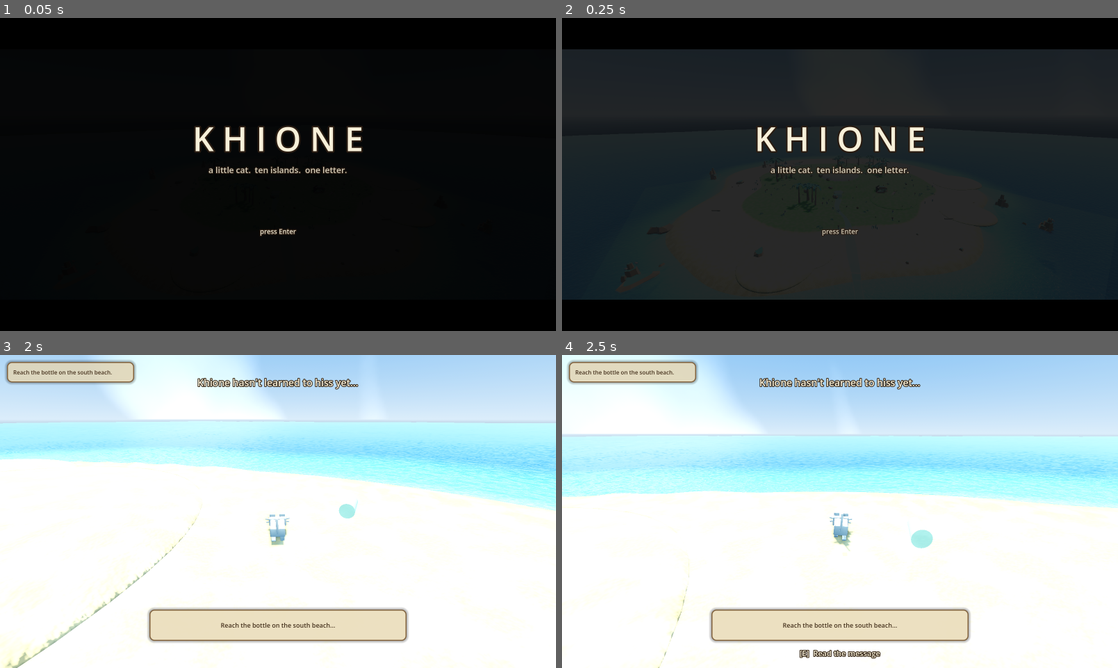
Above: before the commit, frames 1-4 (two rows, left to right).
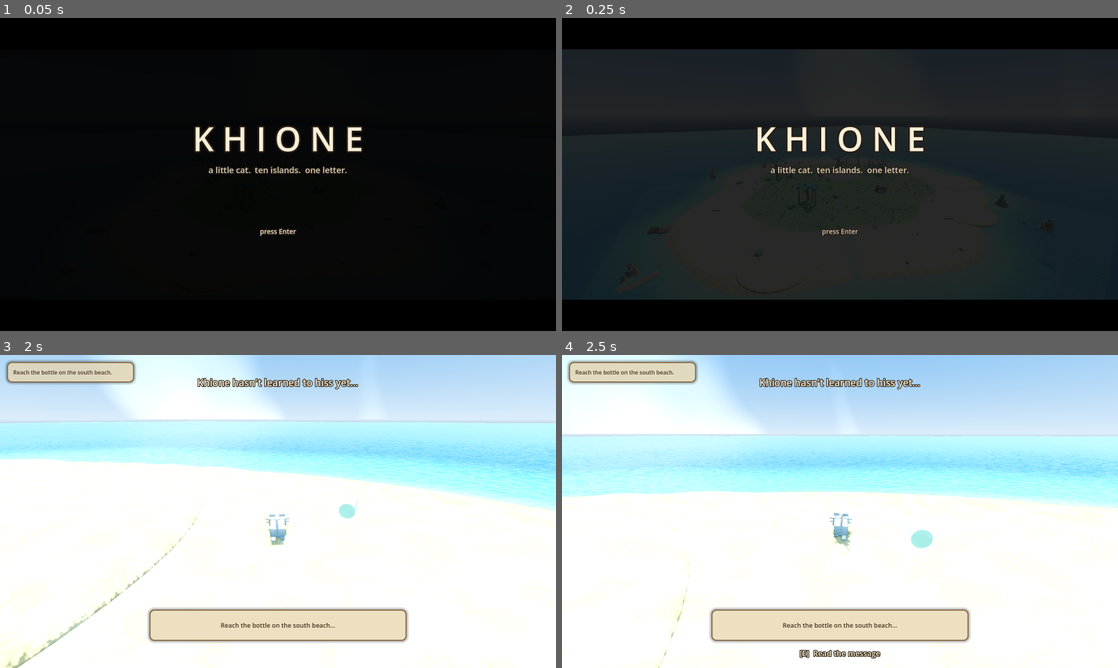
Above: after the commit, the same moments.

Repository: seykafu/KhioneGame
Game: Godot game, scene res://scenes/main.tscn
Same seed, same stepped clock (60 frames per second), same inputs: the game is played once before the commit and once after it.
Inputs (mouse positions are in pixels of both pictures, inside the frame that each line leads up to):
- Up to frame 1 (0.05 s): no input
- Up to frame 2 (0.25 s): no input
- Up to frame 3 (2 s): tap Enter (ui_accept) at 0.5 s; move the mouse to (305, 511) at 0.52 s; hold W (move_forward) from 0.53 s (still down); tap G (growl) at 0.6 s; click (305, 511) at 0.67 s; tap Space (jump) at 0.77, 1.07, 1.52, 1.82 s; move the mouse to (250, 511) at 1.27 s; tap H (hiss) at 1.35 s
- Up to frame 4 (2.5 s): keep holding W (move_forward); move the mouse to (851, 505) at 2.02 s; hold E (interact) from 2.03 s (still down)

The runs differ from the first frame. In frame 3, 0.9% of the frame differs, in the area x 1-100%, y 26-50%; in frame 4, 1.5%, in the area x 0-100%, y 30-49%.

Commit message:
Ahalo comes alive: meadow grass, crabs, snails, fish, tide
A 14k-blade instanced meadow sways across the grass zone, each blade
tinted from a hash of its instance origin (instance colors proved
unreliable on this driver, and hashing needs no per-instance data).
Blades shade with up-facing normals like the turf and skip shadow
sampling. Beach crabs skitter sideways near the coves, snails cross
the meadow leaving slow shimmer trails, fish shadows patrol the
shallows and dart away from a swimming cat, palms drop the odd
coconut (never more than four loose), and the tide breathes the sea
plane a few centimetres either way.

Co-Authored-By: Claude Fable 5 <noreply@anthropic.com>

Diff:
--- a/scripts/islands/ahalo.gd
+++ b/scripts/islands/ahalo.gd
@@ -43,6 +43,8 @@
 var _visited_locations := {}
 var _sand_mat: ShaderMaterial
 var _grass_mat: ShaderMaterial
+var _palm_spots: Array[Vector3] = []
+var _water_mesh: MeshInstance3D
 
 func _ready() -> void:
 	_build_island()
@@ -52,8 +54,13 @@
 	_scatter_rocks()
 	_scatter_flora()
 	_scatter_beach_details()
+	_scatter_grass_blades()
 	_spawn_butterflies()
 	_place_pickups()
+	var life := Node3D.new()
+	life.name = "Life"
+	life.set_script(load("res://scripts/islands/ahalo_life.gd"))
+	add_child(life)
 	_add_location_trigger(Vector3(0, 0, 33), 8.0, "South Beach")
 	_add_location_trigger(Vector3(33, 0, -4), 9.0, "Echo Cove")
 	_add_location_trigger(Vector3(-14.5, 0, 4.4), 8.0, "The Hillside Den")
@@ -317,6 +324,7 @@
 	mi.material_override = sm
 	mi.position = Vector3(0, WATER_SURFACE_Y, 0)
 	add_child(mi)
+	_water_mesh = mi
 
 	# Invisible volume that tells the player she is in water.
 	var area := Area3D.new()
@@ -347,6 +355,7 @@
 			if flat_r > 28.0 or flat_r < 14.5:
 				continue
 			var s := rng.randf_range(2.6, 3.4)
+			_palm_spots.append(pos)
 			var t := _add_scene(palms[rng.randi_range(0, palms.size() - 1)], pos,
 					rng.randf_range(0.0, TAU), s)
 			t.rotation.x = rng.randf_range(-0.06, 0.06)
@@ -490,6 +499,61 @@
 		mi.rotation.z = PI / 2.0
 		mi.rotation.y = rng.randf_range(0.0, TAU)
 
+func near_river(p: Vector2, margin: float) -> bool:
+	if p.distance_to(Vector2(-8.8, -6.8)) < 2.9:
+		return true  # the spring pond
+	for i in RIVER_XZ.size() - 1:
+		var q := Geometry2D.get_closest_point_to_segment(p, RIVER_XZ[i], RIVER_XZ[i + 1])
+		if p.distance_to(q) < margin:
+			return true
+	return false
+
+func _scatter_grass_blades() -> void:
+	# A meadow of instanced blades over the grass zone, swaying by shader.
+	var blade := SurfaceTool.new()
+	blade.begin(Mesh.PRIMITIVE_TRIANGLES)
+	for rot: float in [0.0, PI / 2.0]:
+		var basis := Basis(Vector3.UP, rot)
+		for v: Vector3 in [Vector3(-0.03, 0, 0), Vector3(0.03, 0, 0), Vector3(0, 0.19, 0)]:
+			# Normals point up so blades shade like the ground they grow from.
+			blade.set_normal(Vector3.UP)
+			blade.add_vertex(basis * v)
+	var mm := MultiMesh.new()
+	mm.transform_format = MultiMesh.TRANSFORM_3D
+	mm.mesh = blade.commit()
+	var rng := RandomNumberGenerator.new()
+	rng.seed = 3131
+	var placed := 0
+	var transforms: Array[Transform3D] = []
+	var attempts := 0
+	while placed < 14000 and attempts < 90000:
+		attempts += 1
+		var x := rng.randf_range(-32.0, 32.0)
+		var z := rng.randf_range(-32.0, 32.0)
+		var d := Vector2(x, z).length()
+		var theta := atan2(z, x)
+		if d > _coast_radius(theta) * 0.74 - 2.6:
+			continue
+		var h := _terrain_height(x, z)
+		if h < 0.28 or h > 2.45:
+			continue
+		if near_river(Vector2(x, z), 1.7):
+			continue
+		var t := Transform3D(Basis(Vector3.UP, rng.randf_range(0.0, TAU))
+				.scaled(Vector3.ONE * rng.randf_range(0.75, 1.25)), Vector3(x, h, z))
+		transforms.append(t)
+		placed += 1
+	mm.instance_count = transforms.size()
+	for i in transforms.size():
+		mm.set_instance_transform(i, transforms[i])
+	var mmi := MultiMeshInstance3D.new()
+	mmi.multimesh = mm
+	var mat := ShaderMaterial.new()
+	mat.shader = load("res://shaders/grass_blade.gdshader")
+	mmi.material_override = mat
+	mmi.cast_shadow = GeometryInstance3D.SHADOW_CASTING_SETTING_OFF
+	add_child(mmi)
+
 func _spawn_butterflies() -> void:
 	var rng := RandomNumberGenerator.new()
 	rng.seed = 555
@@ -595,6 +659,7 @@
 	sph.radius = 1.2
 	cs.shape = sph
 	a.add_child(cs)
+	a.add_to_group("pickup_" + id)
 	var mi := MeshInstance3D.new()
 	var mesh := SphereMesh.new()
 	mesh.radius = 0.25
--- /dev/null
+++ b/scripts/islands/ahalo_life.gd
@@ -0,0 +1,256 @@
+extends Node3D
+## Ahalo's small life: crabs scuttling on the beaches, snails crossing the
+## meadow with shimmer trails, fish shadows in the shallows that flee the
+## swimmer, palms dropping the odd coconut, and the tide's slow breathing.
+## Purely ambient — nothing here gates a riddle.
+
+@onready var _island: Node3D = get_parent()
+
+var _time := 0.0
+var _fish: Array[Dictionary] = []
+
+func _ready() -> void:
+	_spawn_crabs()
+	_spawn_snails()
+	_spawn_fish()
+	_start_coconut_drops()
+
+func _process(delta: float) -> void:
+	_time += delta
+	# The tide breathes: the whole sea plane rises and falls a few cm.
+	var water: MeshInstance3D = _island.get("_water_mesh")
+	if water:
+		water.position.y = _island.WATER_SURFACE_Y + sin(_time * 0.21) * 0.07
+	_steer_fish(delta)
+
+func _ground(x: float, z: float) -> float:
+	return _island._terrain_height(x, z)
+
+# --- Crabs ---------------------------------------------------------------
+
+func _spawn_crabs() -> void:
+	var rng := RandomNumberGenerator.new()
+	rng.seed = 6161
+	for a: float in [0.35, 2.5, -2.1]:
+		var r: float = _island._coast_radius(a) - 5.5
+		var home := Vector3(cos(a) * r, 0.0, sin(a) * r)
+		home.y = _ground(home.x, home.z) + 0.09
+		var crab := Node3D.new()
+		var body := MeshInstance3D.new()
+		var bmesh := SphereMesh.new()
+		bmesh.radius = 0.16
+		bmesh.height = 0.18
+		body.mesh = bmesh
+		body.scale = Vector3(1.25, 0.55, 1.0)
+		var bm := StandardMaterial3D.new()
+		bm.albedo_color = Color(0.86, 0.4, 0.3)
+		body.material_override = bm
+		crab.add_child(body)
+		var em := StandardMaterial3D.new()
+		em.albedo_color = Color(0.1, 0.1, 0.1)
+		for side: float in [-1.0, 1.0]:
+			var eye := MeshInstance3D.new()
+			var emesh := SphereMesh.new()
+			emesh.radius = 0.025
+			emesh.height = 0.05
+			eye.mesh = emesh
+			eye.material_override = em
+			eye.position = Vector3(0.06 * side, 0.13, 0.13)
+			crab.add_child(eye)
+		crab.position = home
+		add_child(crab)
+		_crab_wander(crab, home, rng.randi())
+
+func _crab_wander(crab: Node3D, home: Vector3, seed_v: int) -> void:
+	var rng := RandomNumberGenerator.new()
+	rng.seed = seed_v
+	var loop := func() -> void:
+		while is_instance_valid(crab):
+			await get_tree().create_timer(rng.randf_range(0.8, 2.6)).timeout
+			if not is_instance_valid(crab):
+				return
+			var target := home + Vector3(rng.randf_range(-2.6, 2.6), 0, rng.randf_range(-2.6, 2.6))
+			target.y = _ground(target.x, target.z) + 0.09
+			if target.y < 0.05:
+				continue  # not into the surf
+			var dir := target - crab.position
+			if dir.length() < 0.3:
+				continue
+			# Crabs face across their line of travel and skitter sideways.
+			crab.rotation.y = atan2(dir.x, dir.z) + PI / 2.0
+			var tw := crab.create_tween()
+			var dur := dir.length() / rng.randf_range(1.4, 2.0)
+			tw.tween_property(crab, "position", target, dur) \
+					.set_trans(Tween.TRANS_SINE).set_ease(Tween.EASE_IN_OUT)
+			await tw.finished
+	loop.call()
+
+# --- Snails --------------------------------------------------------------
+
+func _spawn_snails() -> void:
+	var rng := RandomNumberGenerator.new()
+	rng.seed = 7272
+	for home_xz: Vector2 in [Vector2(-5, 18), Vector2(20, 6), Vector2(6, -20)]:
+		var snail := Node3D.new()
+		var body := MeshInstance3D.new()
+		var bmesh := CapsuleMesh.new()
+		bmesh.radius = 0.05
+		bmesh.height = 0.3
+		body.mesh = bmesh
+		body.rotation.x = PI / 2.0
+		body.position.y = 0.05
+		var bm := StandardMaterial3D.new()
+		bm.albedo_color = Color(0.82, 0.72, 0.55)
+		body.material_override = bm
+		snail.add_child(body)
+		var shell := MeshInstance3D.new()
+		var smesh := SphereMesh.new()
+		smesh.radius = 0.09
+		smesh.height = 0.18
+		shell.mesh = smesh
+		shell.position = Vector3(0, 0.12, -0.02)
+		var sm := StandardMaterial3D.new()
+		sm.albedo_color = Color(0.5, 0.34, 0.22)
+		shell.material_override = sm
+		snail.add_child(shell)
+		snail.position = Vector3(home_xz.x, _ground(home_xz.x, home_xz.y), home_xz.y)
+		add_child(snail)
+		_snail_wander(snail, home_xz, rng.randi())
+
+func _snail_wander(snail: Node3D, home_xz: Vector2, seed_v: int) -> void:
+	var rng := RandomNumberGenerator.new()
+	rng.seed = seed_v
+	var loop := func() -> void:
+		while is_instance_valid(snail):
+			var target_xz := home_xz + Vector2(rng.randf_range(-4.0, 4.0), rng.randf_range(-4.0, 4.0))
+			if _island.near_river(target_xz, 2.0):
+				continue
+			var target := Vector3(target_xz.x, _ground(target_xz.x, target_xz.y), target_xz.y)
+			var dist := (target - snail.position).length()
+			if dist < 0.5:
+				continue
+			snail.look_at(target, Vector3.UP)
+			var dur := dist / 0.22  # snail's pace
+			var trail_timer := 0.0
+			var from := snail.position
+			var t := 0.0
+			while t < dur and is_instance_valid(snail):
+				var delta: float = get_process_delta_time()
+				t += delta
+				trail_timer += delta
+				snail.position = from.lerp(target, t / dur)
+				if trail_timer > 2.2:
+					trail_timer = 0.0
+					_drop_trail_dab(snail.position)
+				await get_tree().process_frame
+			await get_tree().create_timer(rng.randf_range(2.0, 5.0)).timeout
+	loop.call()
+
+func _drop_trail_dab(pos: Vector3) -> void:
+	var dab := MeshInstance3D.new()
+	var mesh := PlaneMesh.new()
+	mesh.size = Vector2(0.13, 0.2)
+	dab.mesh = mesh
+	var m := StandardMaterial3D.new()
+	m.albedo_color = Color(0.85, 0.95, 0.95, 0.32)
+	m.transparency = BaseMaterial3D.TRANSPARENCY_ALPHA
+	m.emission_enabled = true
+	m.emission = Color(0.7, 0.9, 0.9)
+	m.emission_energy_multiplier = 0.25
+	dab.material_override = m
+	dab.position = pos + Vector3(0, 0.02, 0)
+	add_child(dab)
+	var tw := dab.create_tween()
+	tw.tween_property(m, "albedo_color:a", 0.0, 14.0)
+	tw.tween_callback(dab.queue_free)
+
+# --- Fish shadows --------------------------------------------------------
+
+func _spawn_fish() -> void:
+	var rng := RandomNumberGenerator.new()
+	rng.seed = 8383
+	for i in 6:
+		var a := rng.randf_range(0.0, TAU)
+		var coast: float = _island._coast_radius(a)
+		var anchor := Vector2(cos(a), sin(a)) * (coast + 4.0)
+		var fish := MeshInstance3D.new()
+		var mesh := SphereMesh.new()
+		mesh.radius = 0.3
+		mesh.height = 0.12
+		fish.mesh = mesh
+		fish.scale = Vector3(1.5, 1.0, 0.55)
+		var m := StandardMaterial3D.new()
+		m.albedo_color = Color(0.08, 0.2, 0.28, 0.5)
+		m.transparency = BaseMaterial3D.TRANSPARENCY_ALPHA
+		m.shading_mode = BaseMaterial3D.SHADING_MODE_UNSHADED
+		fish.material_override = m
+		fish.position = Vector3(anchor.x, _island.WATER_SURFACE_Y - 0.12, anchor.y)
+		add_child(fish)
+		_fish.append({
+			"node": fish, "anchor": anchor,
+			"heading": rng.randf_range(0.0, TAU), "speed": rng.randf_range(0.5, 0.9),
+			"turn_seed": rng.randf_range(0.0, 10.0),
+		})
+
+func _steer_fish(delta: float) -> void:
+	var player: Node3D = get_tree().get_first_node_in_group("player")
+	for f: Dictionary in _fish:
+		var fish: MeshInstance3D = f.node
+		var pos2 := Vector2(fish.position.x, fish.position.z)
+		var speed: float = f.speed
+		if player:
+			var p2 := Vector2(player.global_position.x, player.global_position.z)
+			if pos2.distance_to(p2) < 3.5 and player.global_position.y < 0.6:
+				f.heading = (pos2 - p2).angle()  # dart away from the swimmer
+				speed = 4.0
+		# Meander, and keep loosely to the home shallows.
+		f.heading += sin(_time * 0.7 + (f.turn_seed as float)) * 0.6 * delta
+		var anchor: Vector2 = f.anchor
+		if pos2.distance_to(anchor) > 6.0:
+			var back := (anchor - pos2).angle()
+			f.heading = lerp_angle(f.heading, back, 1.5 * delta)
+		var vel := Vector2.from_angle(f.heading) * speed
+		fish.position += Vector3(vel.x, 0, vel.y) * delta
+		fish.position.y = _island.WATER_SURFACE_Y - 0.12
+		fish.rotation.y = -(f.heading as float)
+
+# --- Coconut drops -------------------------------------------------------
+
+func _start_coconut_drops() -> void:
+	var rng := RandomNumberGenerator.new()
+	rng.seed = 9494
+	var loop := func() -> void:
+		while is_inside_tree():
+			await get_tree().create_timer(rng.randf_range(40.0, 75.0)).timeout
+			if not is_inside_tree():
+				return
+			var spots: Array[Vector3] = _island.get("_palm_spots")
+			var loose: int = get_tree().get_nodes_in_group("pickup_coconut").size()
+			if loose >= 4 or spots.is_empty():
+				continue
+			var spot := spots[rng.randi_range(0, spots.size() - 1)]
+			var land := spot + Vector3(rng.randf_range(-0.8, 0.8), 0, rng.randf_range(-0.8, 0.8))
+			land.y = _ground(land.x, land.z) + 0.12
+			var nut := MeshInstance3D.new()
+			var mesh := SphereMesh.new()
+			mesh.radius = 0.25
+			mesh.height = 0.5
+			nut.mesh = mesh
+			var m := StandardMaterial3D.new()
+			m.albedo_color = Color(0.4, 0.28, 0.16)
+			nut.material_override = m
+			nut.position = land + Vector3(0, 3.1, 0)
+			add_child(nut)
+			var tw := nut.create_tween()
+			tw.tween_property(nut, "position", land, 0.55).set_trans(Tween.TRANS_QUAD) \
+					.set_ease(Tween.EASE_IN)
+			tw.tween_property(nut, "position:y", land.y + 0.35, 0.18) \
+					.set_trans(Tween.TRANS_QUAD).set_ease(Tween.EASE_OUT)
+			tw.tween_property(nut, "position:y", land.y, 0.16) \
+					.set_trans(Tween.TRANS_QUAD).set_ease(Tween.EASE_IN)
+			await tw.finished
+			if is_instance_valid(nut):
+				nut.queue_free()
+			_island._add_pickup(land - Vector3(0, 0.12, 0), "coconut", "Coconut",
+					Color(0.4, 0.28, 0.16))
+	loop.call()
--- /dev/null
+++ b/shaders/grass_blade.gdshader
@@ -0,0 +1,32 @@
+shader_type spatial;
+render_mode cull_disabled, specular_disabled, shadows_disabled;
+// Instanced grass blades. Each blade bends in the breeze with a phase
+// taken from its instance origin, so the meadow ripples instead of
+// swaying in lockstep. Instance COLOR carries the per-blade tint.
+
+uniform float sway_amp = 0.05;
+uniform float sway_speed = 1.7;
+uniform vec3 tint_a : source_color = vec3(0.4, 0.74, 0.28);
+uniform vec3 tint_b : source_color = vec3(0.62, 0.88, 0.36);
+uniform vec3 tint_dry : source_color = vec3(0.82, 0.76, 0.4);
+
+varying vec3 blade_tint;
+
+void vertex() {
+	vec2 origin = MODEL_MATRIX[3].xz;
+	float phase = origin.x * 0.9 + origin.y * 0.7;
+	float bend = sin(TIME * sway_speed + phase) + 0.35 * sin(TIME * sway_speed * 2.3 + phase * 1.7);
+	VERTEX.x += bend * sway_amp * VERTEX.y * 3.0;
+	// Per-blade tint from a hash of the instance origin — no instance
+	// color data needed, so it can't silently fall back to white.
+	float h = fract(sin(dot(origin, vec2(12.9898, 78.233))) * 43758.5453);
+	blade_tint = mix(tint_a, tint_b, h);
+	if (h > 0.95) {
+		blade_tint = tint_dry;
+	}
+}
+
+void fragment() {
+	ALBEDO = blade_tint;
+	ROUGHNESS = 1.0;
+}
